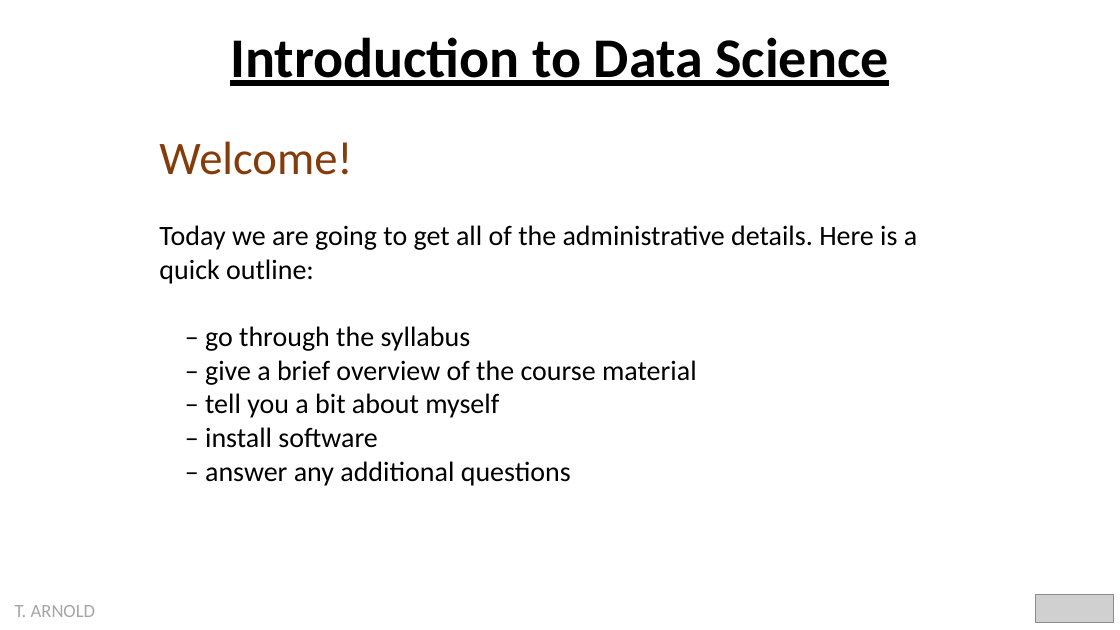
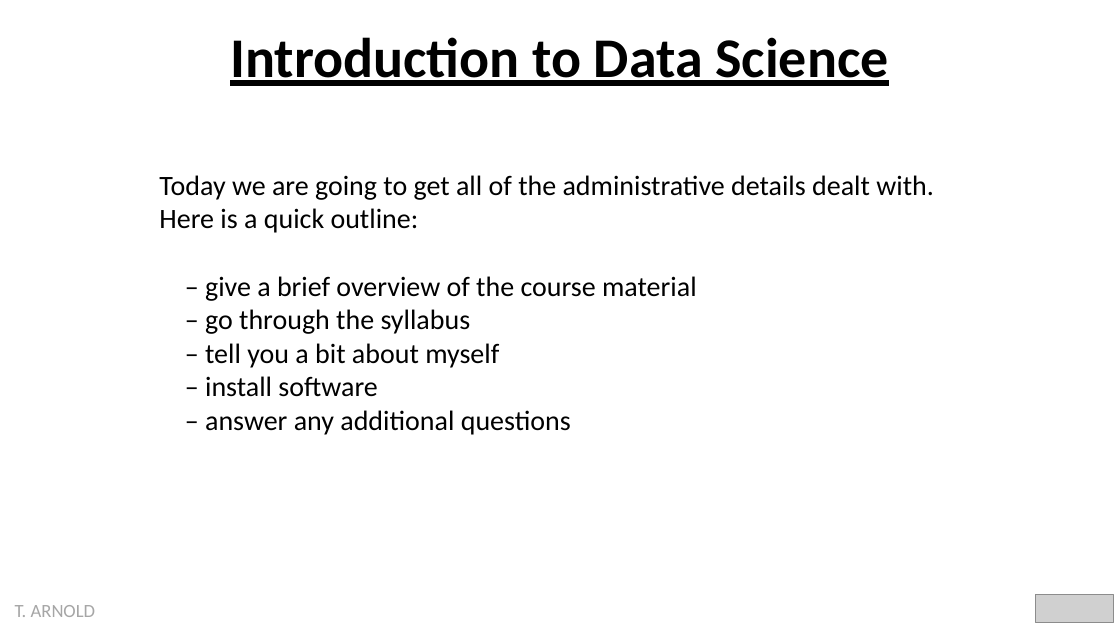
Before and after one commit to statsmaths/dsst289-f21, a slide deck: slide 2 of pslides/introduction.pptx (slide 1 before the commit). Drawn at 1120x630 pixels with LibreOffice and Linux fonts; fonts in the diff are those of the drawing; grey boxes stand for pictures. Boxes give left, top, right and bottom in pixels: in the first picture for what was removed or moved away, otherwise in the second. Text is boxed around its words. In the diff, an @@ line names an element or a change of style, - is before the commit and + after.

```diff
--- a/pslides/introduction.pptx
+++ b/pslides/introduction.pptx
@@ text "Today we are going to ...": place and size @@
-text "Today we are going to ..." at (159,141,917,486)
+text "Today we are going to ..." at (159,175,934,435)
@@ text at (159,175,934,301): text changed @@
-Welcome!
-Today we are going to get all of the administrative details. Here is a quick outline:
+Today we are going to get all of the administrative details dealt with. Here is a quick outline:
+– give a brief overview of the course material
@@ text at (205,360,697,385): paragraph removed @@
-– give a brief overview of the course material
```
Also in this commit, not shown: 3 other slides changed, 6 slides added, 12 other files.
